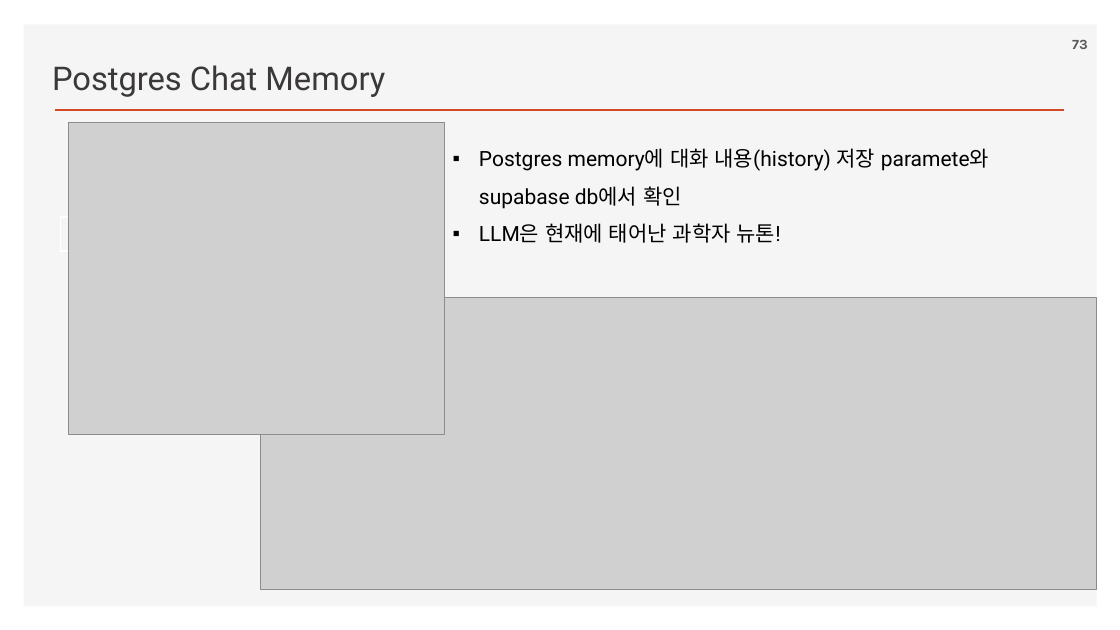
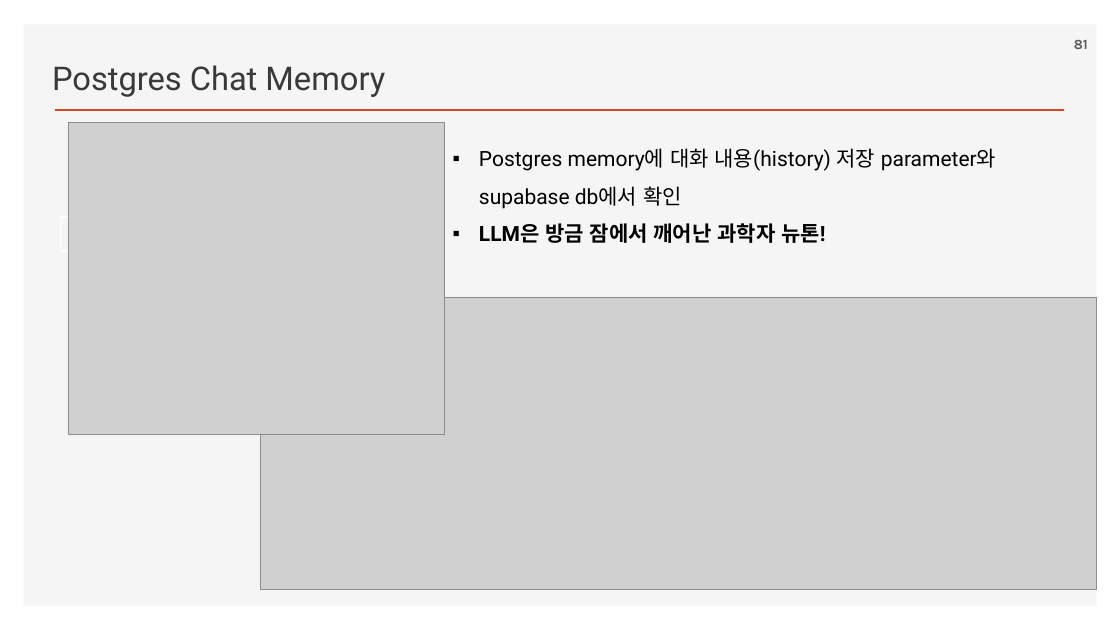
Before and after one commit to ancestor9/2026_Fall_AI-Workflow, a slide deck: slide 81 of PPTs/04_AI Workflow_n8n.pptx (slide 73 before the commit). Drawn at 1120x630 pixels with LibreOffice and Linux fonts; fonts in the diff are those of the drawing; grey boxes stand for pictures; background and template pictures are left out. Boxes give left, top, right and bottom in pixels: in the first picture for what was removed or moved away, otherwise in the second. Text is boxed around its words. In the diff, an @@ line names an element or a change of style, - is before the commit and + after.

```diff
--- a/PPTs/04_AI Workflow_n8n.pptx
+++ b/PPTs/04_AI Workflow_n8n.pptx
@@ page number at (1074, 40, 1088, 49): text changed @@
-73
+81
@@ text at (479, 148, 996, 243): text changed @@
-▪ Postgres memory에 대화 내용(history) 저장 paramete와 supabase db에서 확인
-▪ LLM은 현재에 태어난 과학자 뉴톤!
+▪ Postgres memory에 대화 내용(history) 저장 parameter와 supabase db에서 확인
+▪ LLM은 방금 잠에서 깨어난 과학자 뉴톤!
```
Also in this commit, not shown: 4 other slides changed, 9 slides added.
